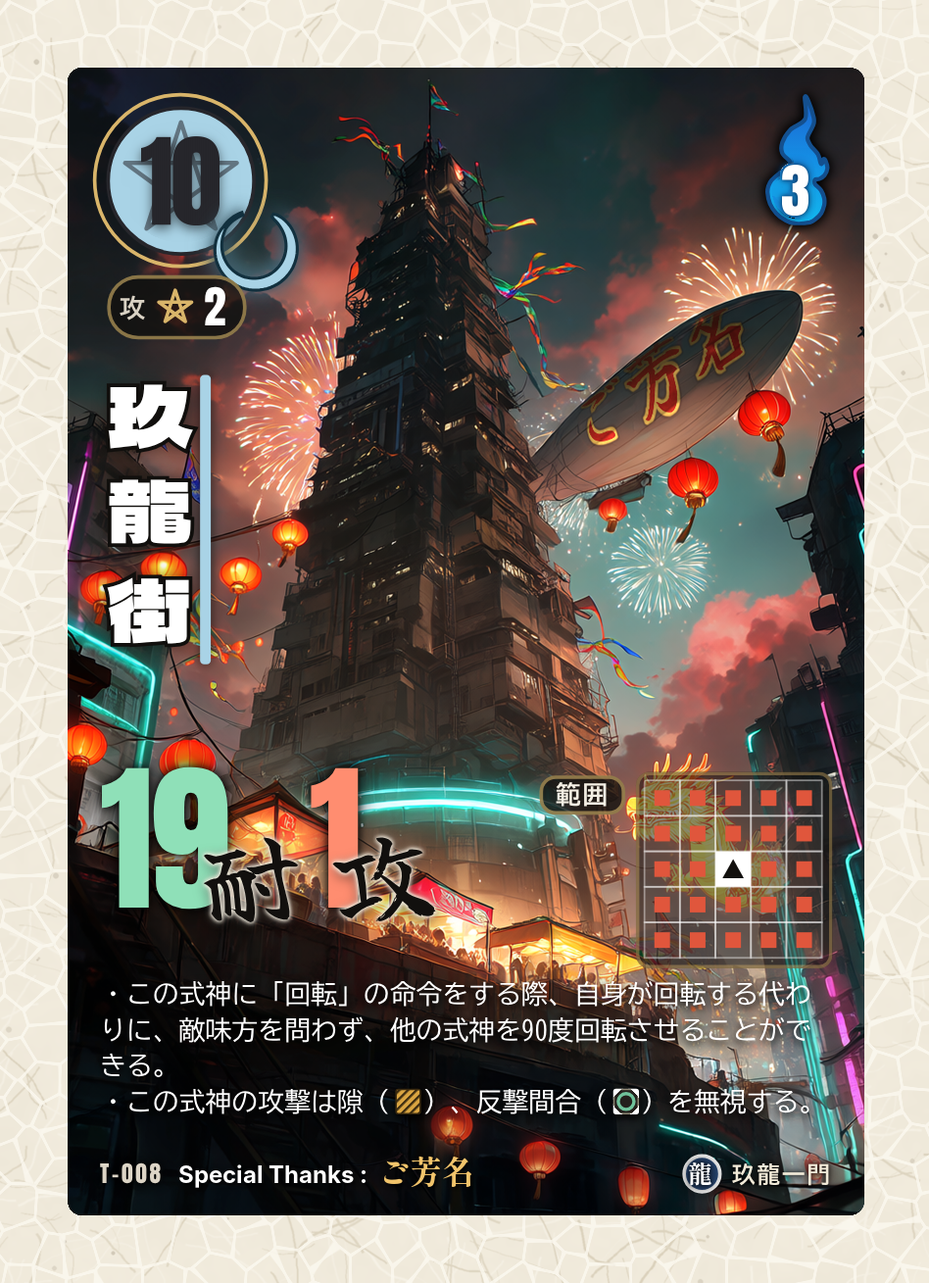
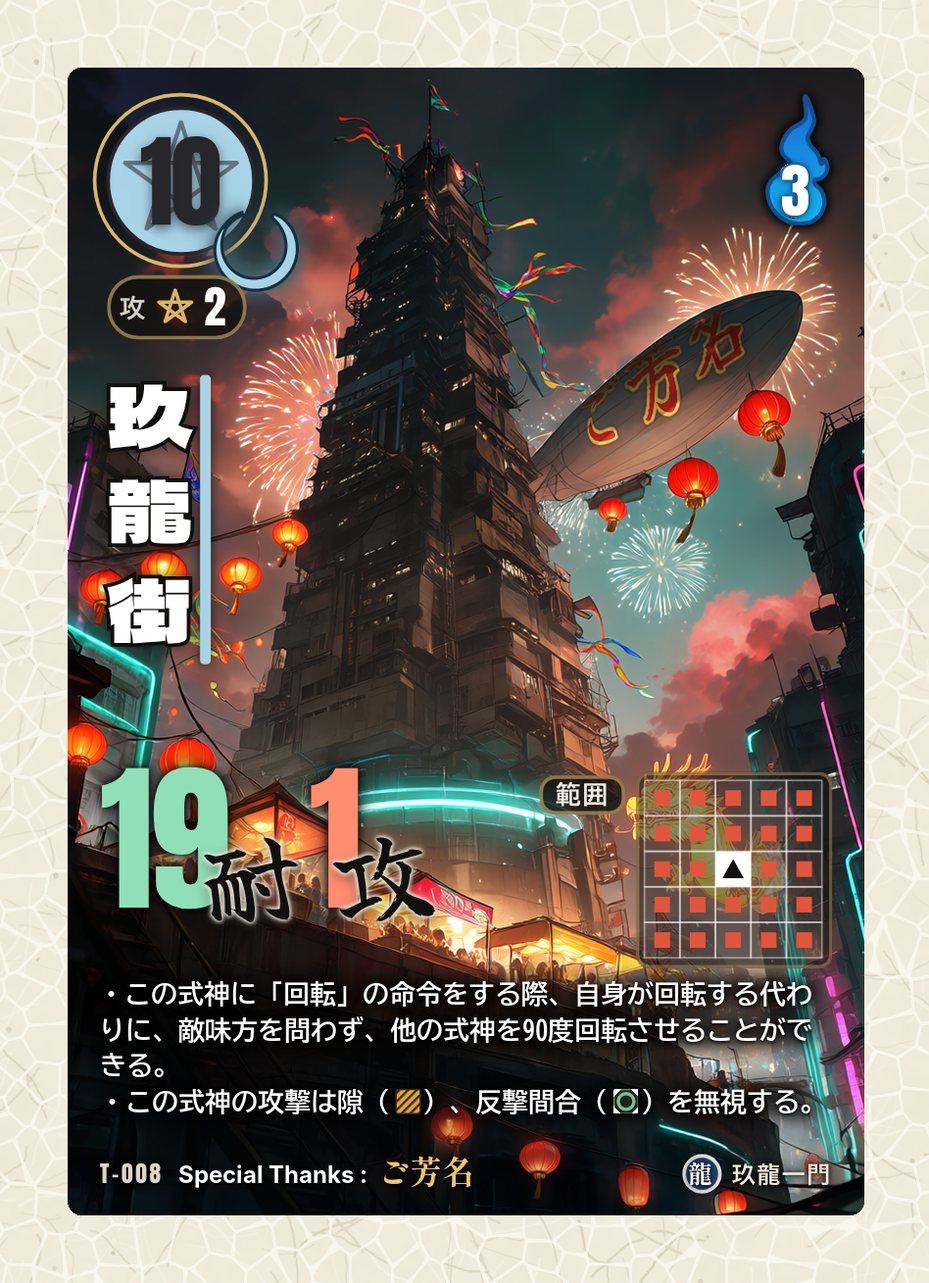
Layered file, before and after one edit (929 × 1283). Changes by layer:
removed layer "11c_効果文_白文字(影なし)" over [101, 979, 811, 1116]
removed layer "11b_効果文の影_内側(0 1px 2px 黒90%)" (was 90%) over [94, 975, 819, 1128]
removed layer "11a_効果文の影_外側(0 0 4px 黒60%)" (was 60%) over [89, 964, 827, 1133]
added layer "11c_効果文_白文字_太字(影なし)" above "11b_効果文の影_内側(下に少し・黒95%)" over [101, 980, 813, 1116]
added layer "11b_効果文の影_内側(下に少し・黒95%)" (95%) above "11a_効果文の影_外側(広め・黒85%)" over [97, 977, 816, 1121]
added layer "11a_効果文の影_外側(広め・黒85%)" (85%) above "10_間合" over [89, 959, 832, 1136]
